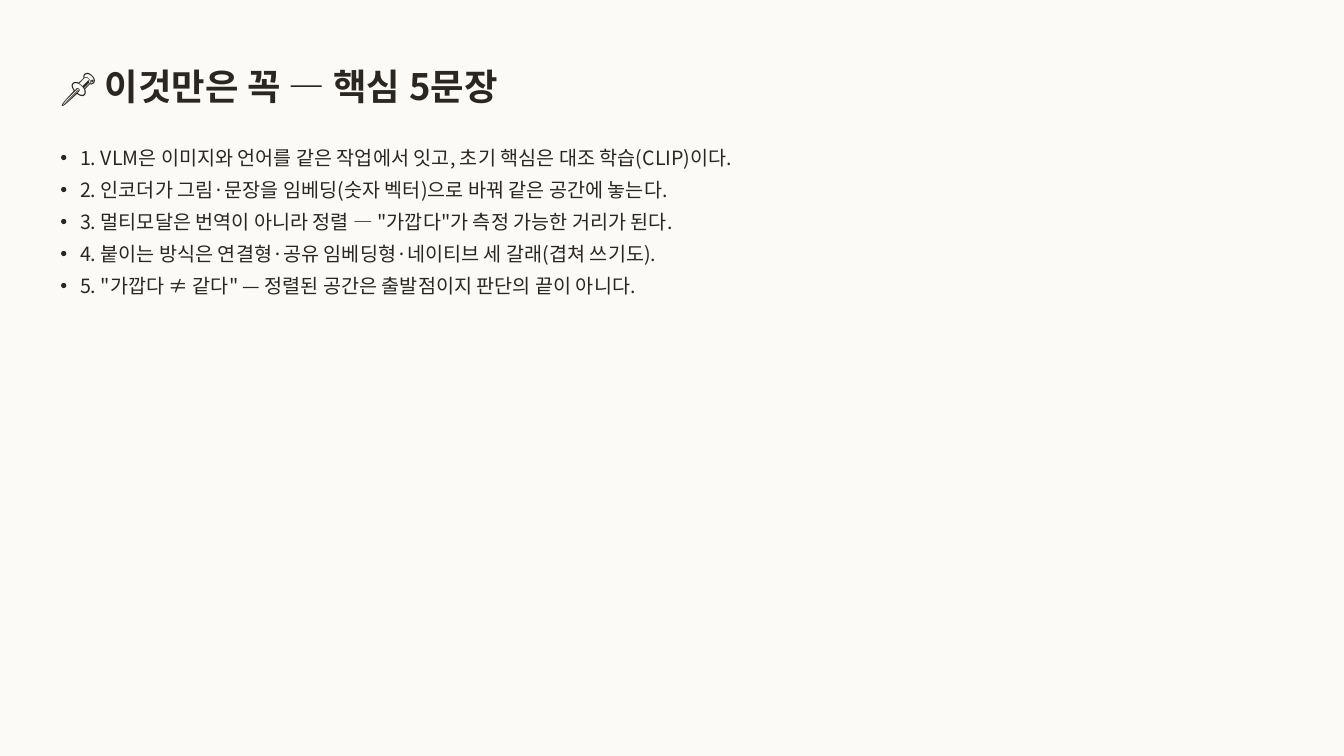
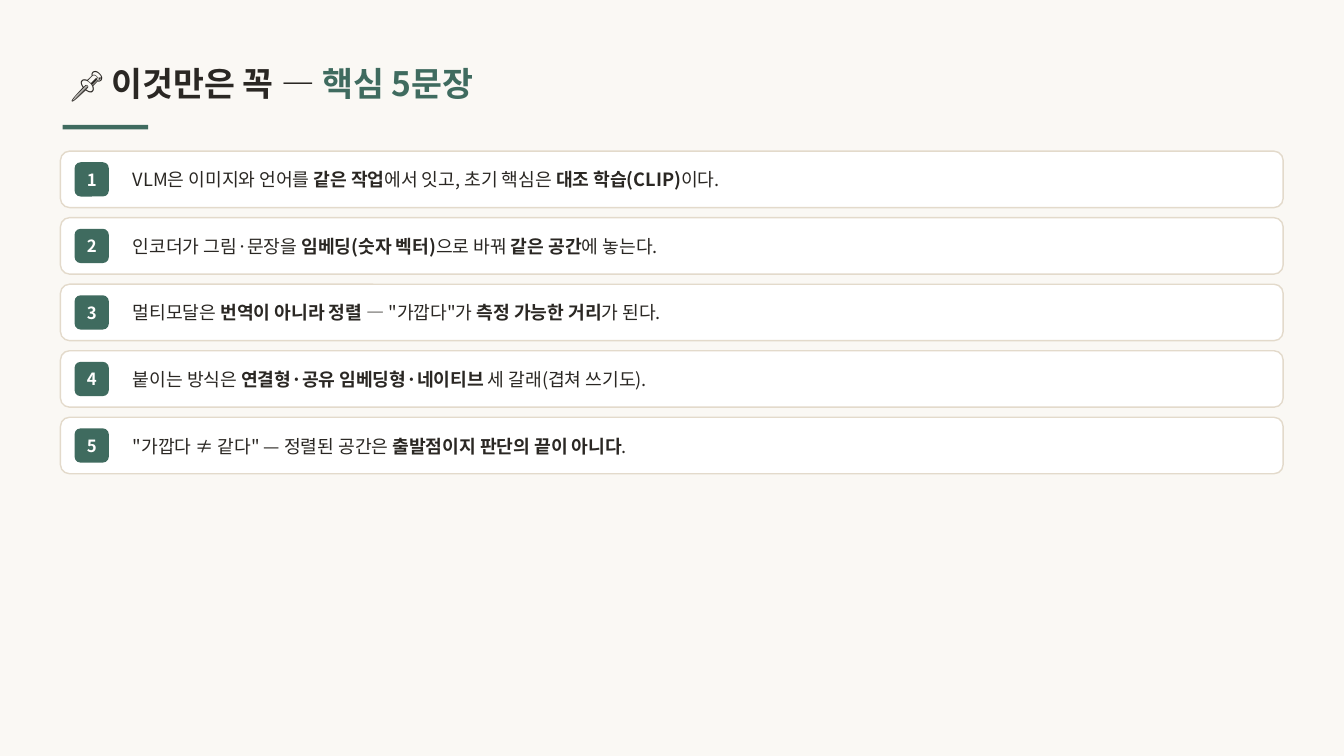
Before and after one commit to inseoklee-ai/study-room, a slide deck: slide 17 of pixels-sentences/pixels-sentences.pptx. Drawn at 1344x756 pixels with LibreOffice and Linux fonts; fonts in the diff are those of the drawing. Boxes give left, top, right and bottom in pixels: in the first picture for what was removed or moved away, otherwise in the second. Text is boxed around its words. In the diff, an @@ line names an element or a change of style, - is before the commit and + after.

```diff
--- a/pixels-sentences/pixels-sentences.pptx
+++ b/pixels-sentences/pixels-sentences.pptx
@@ background #FBFAF7 to #FAF8F4 @@
@@ text "📌 이것만은 꼭 — 핵심 ..." at box(111, 67, 474, 99): size 26 to 24 pt; text colour #2A2723 to #3F6B5F in "핵심 5문장" @@
@@ rectangle added at box(63, 125, 148, 129), fill #3F6B5F @@
@@ text removed at box(80, 148, 733, 295) @@
-• 1. VLM은 이미지와 언어를 같은 작업에서 잇고, 초기 핵심은 대조 학습(CLIP)이다.
-• 2. 인코더가 그림·문장을 임베딩(숫자 벡터)으로 바꿔 같은 공간에 놓는다.
-• 3. 멀티모달은 번역이 아니라 정렬 — "가깝다"가 측정 가능한 거리가 된다.
-• 4. 붙이는 방식은 연결형·공유 임베딩형·네이티브 세 갈래(겹쳐 쓰기도).
-• 5. "가깝다 ≠ 같다" — 정렬된 공간은 출발점이지 판단의 끝이 아니다.
@@ rounded rectangle added at box(60, 151, 1284, 208), fill #FFFFFF, outline #E3DACB 1 pt @@
@@ rounded rectangle added at box(75, 162, 109, 197), fill #3F6B5F @@
@@ text added at box(87, 173, 97, 186), 12 pt, text #FFFFFF, bold @@
+1
@@ text added at box(133, 170, 720, 190), 13 pt, text #2A2723 @@
+VLM은 이미지와 언어를 같은 작업에서 잇고, 초기 핵심은 대조 학습(CLIP)이다.
@@ rounded rectangle added at box(60, 218, 1284, 274), fill #FFFFFF, outline #E3DACB 1 pt @@
@@ rounded rectangle added at box(75, 229, 109, 263), fill #3F6B5F @@
@@ text added at box(87, 239, 97, 252), 12 pt, text #FFFFFF, bold @@
+2
@@ text added at box(133, 237, 658, 257), 13 pt, text #2A2723 @@
+인코더가 그림·문장을 임베딩(숫자 벡터)으로 바꿔 같은 공간에 놓는다.
@@ rounded rectangle added at box(60, 284, 1284, 341), fill #FFFFFF, outline #E3DACB 1 pt @@
@@ rounded rectangle added at box(75, 295, 109, 330), fill #3F6B5F @@
@@ text added at box(87, 306, 97, 319), 12 pt, text #FFFFFF, bold @@
+3
@@ text added at box(133, 303, 660, 321), 13 pt, text #2A2723 @@
+멀티모달은 번역이 아니라 정렬 — "가깝다"가 측정 가능한 거리가 된다.
@@ rounded rectangle added at box(60, 351, 1284, 407), fill #FFFFFF, outline #E3DACB 1 pt @@
@@ rounded rectangle added at box(75, 362, 109, 396), fill #3F6B5F @@
@@ text added at box(87, 372, 97, 385), 12 pt, text #FFFFFF, bold @@
+4
@@ text added at box(133, 370, 647, 390), 13 pt, text #2A2723 @@
+붙이는 방식은 연결형·공유 임베딩형·네이티브 세 갈래(겹쳐 쓰기도).
@@ rounded rectangle added at box(60, 417, 1284, 474), fill #FFFFFF, outline #E3DACB 1 pt @@
@@ rounded rectangle added at box(75, 429, 109, 463), fill #3F6B5F @@
@@ text added at box(87, 439, 97, 452), 12 pt, text #FFFFFF, bold @@
+5
@@ text added at box(133, 437, 627, 455), 13 pt, text #2A2723 @@
+"가깝다 ≠ 같다" — 정렬된 공간은 출발점이지 판단의 끝이 아니다.
```
Also in this commit, not shown: 19 other slides changed, 1 other file.
